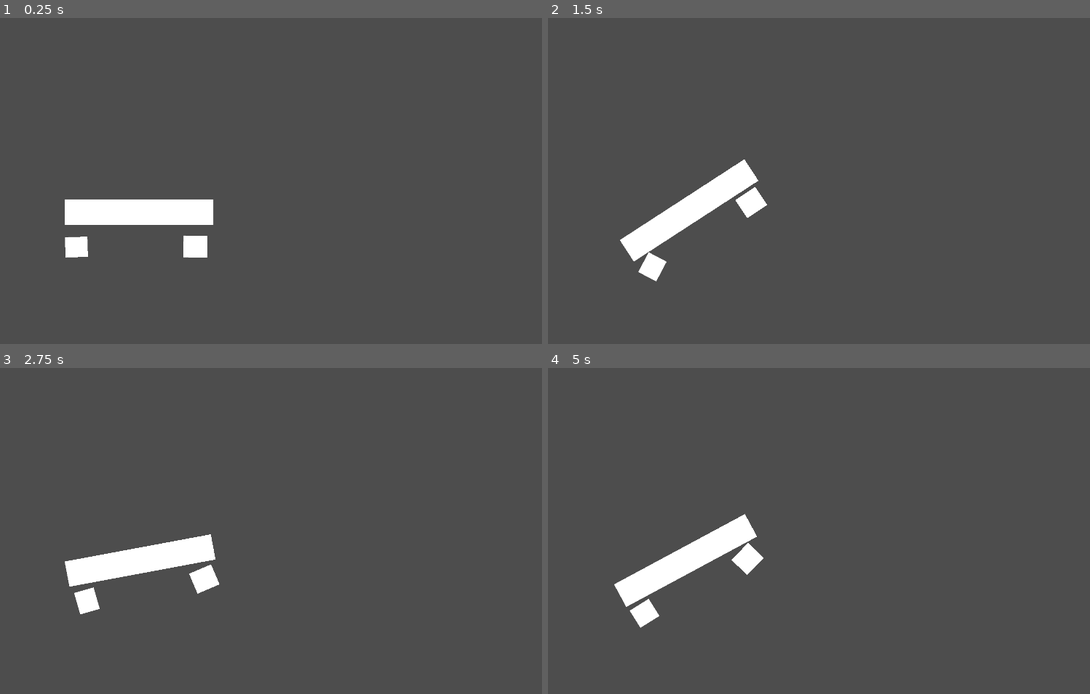
Above: before the commit, frames 1-4 (two rows, left to right).
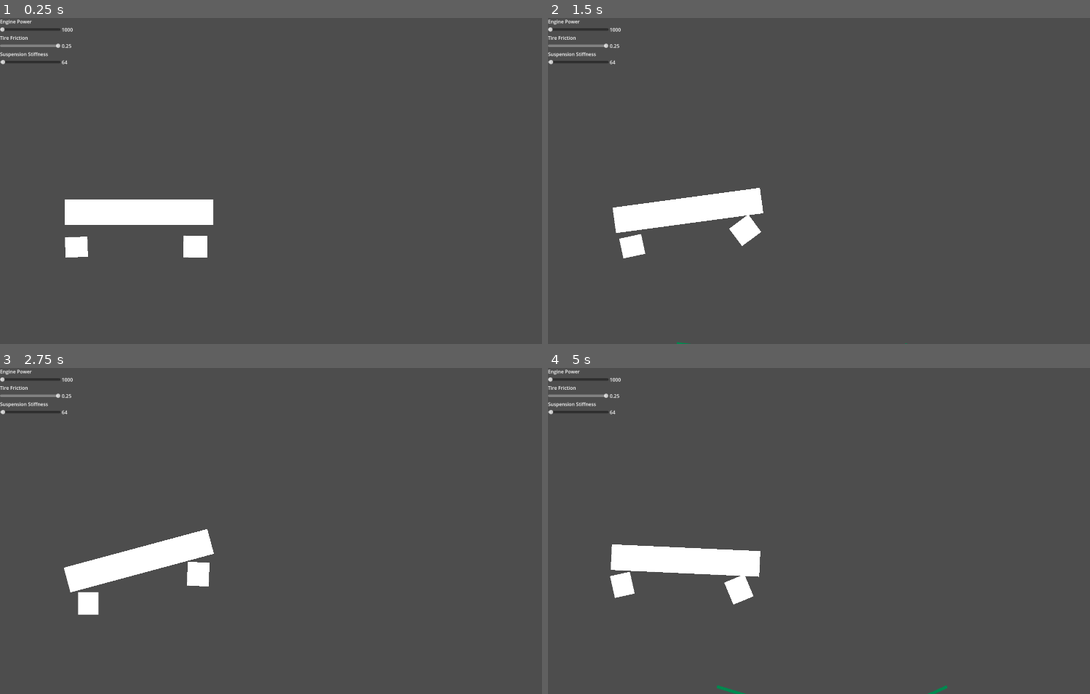
Above: after the commit, the same moments.

Repository: super-Colin/Hill-Drivers-Godot
Game: Godot game, scene res://game.tscn
Two runs of this game, one before a commit and one after it. Both use one fixed random seed, a clock stepped at 60 frames per second and the inputs below. The engine's default icon, where the game draws it, is replaced by a stand-in: a white triangle on a blue panel in a dark square.
Inputs:
- Up to frame 1 (0.25 s): no input
- Up to frame 2 (1.5 s): hold Space (Forward) 0.53-1.28 s; hold Shift (Reverse) from 1.28 s (still down)
- Up to frame 3 (2.75 s): release Shift (Reverse) at 2.03 s; hold Space (Forward) from 2.03 s (still down)
- Up to frame 4 (5 s): release Space (Forward) at 3.53 s; hold Shift (Reverse) from 3.53 s (still down)

The runs differ from the first frame. In frame 1, 0.4% of the frame differs, in the area x 0-14%, y 0-15%; in frame 2, 3.2%; in frame 3, 1.3%; in frame 4, 3.7%, in the area x 0-74%, y 0-100%.

Commit message:
added some debug sliders for testing

Diff:
--- a/Car.gd
+++ b/Car.gd
@@ -6,7 +6,10 @@
 # --- Car settings (Upgradable) ---
 var width = 6
 var suspentionHeight = 4
+var suspensionStiffnessOuter = 64
+var suspensionStiffnessMiddle = 20
 var tireSize = 3
+var tireFriction = 0.25
 var enginePower = 1000
 var maxFuel = 100
 # ---------------------------------
@@ -30,18 +33,35 @@
 
 
 func _ready():
-	#$'.'.custom_integrator  = true
-	#$'.'.can_sleep = false # This is the player after all...
+	_ChangeEnginePower(enginePower)
+	_ChangeTireFriction(tireFriction)
 	%Body.can_sleep = false # This is the player after all...
 	%FrontTire.can_sleep = false # This is the player after all...
 	%BackTire.can_sleep = false # This is the player after all...
+	Events.ChangeEnginePower.connect(_ChangeEnginePower)
+	Events.ChangeTireFriction.connect(_ChangeTireFriction)
+	Events.ChangeSuspensionStiffness.connect(_ChangeSuspensionStiffness)
+
+
+
 
 
 # Called every frame. 'delta' is the elapsed time since the previous frame.
 func _process(_delta):
-	#print($'Body'.global_position)
 	bodyPosition = $'Body'.global_position
-	pass
+	drawSuspensionLines()
+
+
+func drawSuspensionLines():
+	print($SuspensionRear.global_position)
+	print(%Body.global_position)
+	$SuspensionRearLine.set_point_position(0, $SuspensionRear.global_position)
+	$SuspensionRearLine.set_point_position(1, %Body.global_position)
+	$SuspensionFrontLine.set_point_position(0, $SuspensionFront.global_position)
+	$SuspensionFrontLine.set_point_position(1, %Body.global_position)
+
+
+
 
 
 func _physics_process(_delta):
@@ -53,10 +73,9 @@
 	else: if Input.is_action_pressed("Reverse"):
 		%FrontTire.apply_torque(getEngineInput() * -0.5)
 		%BackTire.apply_torque(getEngineInput() * -0.5)
-	pass
 
 
-func _integrate_forces(state):
+func _integrate_forces(_state):
 	print("_integrate_forces")
 	if Input.is_action_pressed("Forward"):
 		print("going forward")
@@ -65,14 +84,27 @@
 	else: if Input.is_action_pressed("Reverse"):
 		%FrontTire.apply_torque(getEngineInput() * -0.5)
 		%BackTire.apply_torque(getEngineInput() * -0.5)
-	#apply_torque(10000.0)
-	print(state)
+
 
 
 func getEngineInput()->float:
 	return 100.0 * enginePower
 
+func _ChangeEnginePower(newEnginePower):
+	enginePower = newEnginePower
 
+func _ChangeTireFriction(newTireFriction):
+	tireFriction = newTireFriction
+	%BackTire.physics_material_override.friction = newTireFriction
+	%FrontTire.physics_material_override.friction = newTireFriction
+
+func _ChangeSuspensionStiffness(newSuspensionStiffness):
+	$SuspensionRear.stiffness = newSuspensionStiffness
+	$SuspensionMiddleRearUpper.stiffness = newSuspensionStiffness
+	$SuspensionMiddleFrontUpper.stiffness = newSuspensionStiffness
+	$SuspensionFront.stiffness = newSuspensionStiffness
+	suspensionStiffnessOuter = newSuspensionStiffness
+	suspensionStiffnessMiddle = newSuspensionStiffness
 
 
 
--- /dev/null
+++ b/Events.gd
@@ -0,0 +1,11 @@
+extends Node
+
+
+
+
+signal ChangeEnginePower(newPower: int)
+signal ChangeTireFriction(newFriction: float)
+signal ChangeGasMax(newFriction: int)
+signal ChangeSuspensionStiffness(newStiffness: int)
+
+signal refillGasTank
--- a/car.tscn
+++ b/car.tscn
@@ -9,8 +9,12 @@
 [sub_resource type="RectangleShape2D" id="RectangleShape2D_40s3u"]
 size = Vector2(507, 101)
 
+[sub_resource type="PhysicsMaterial" id="PhysicsMaterial_c2cjr"]
+
 [sub_resource type="CircleShape2D" id="CircleShape2D_fl6mm"]
 radius = 49.0408
+
+[sub_resource type="PhysicsMaterial" id="PhysicsMaterial_ykm6a"]
 
 [node name="Car" type="Node2D"]
 script = ExtResource("1_ygs4g")
@@ -23,6 +27,7 @@
 unique_name_in_owner = true
 mass = 0.64
 physics_material_override = SubResource("PhysicsMaterial_icikf")
+can_sleep = false
 
 [node name="CollisionShape2D" type="CollisionShape2D" parent="Body"]
 shape = SubResource("RectangleShape2D_40s3u")
@@ -36,6 +41,8 @@
 [node name="BackTire" type="RigidBody2D" parent="."]
 unique_name_in_owner = true
 position = Vector2(-201, 141)
+physics_material_override = SubResource("PhysicsMaterial_c2cjr")
+can_sleep = false
 
 [node name="CollisionShape2D2" type="CollisionShape2D" parent="BackTire"]
 shape = SubResource("CircleShape2D_fl6mm")
@@ -54,9 +61,13 @@
 grow_vertical = 2
 metadata/_edit_use_anchors_ = true
 
+[node name="Point" type="Node2D" parent="BackTire"]
+
 [node name="FrontTire" type="RigidBody2D" parent="."]
 unique_name_in_owner = true
 position = Vector2(178, 141)
+physics_material_override = SubResource("PhysicsMaterial_ykm6a")
+can_sleep = false
 
 [node name="CollisionShape2D" type="CollisionShape2D" parent="FrontTire"]
 shape = SubResource("CircleShape2D_fl6mm")
@@ -75,6 +86,8 @@
 grow_vertical = 2
 metadata/_edit_use_anchors_ = true
 
+[node name="Point" type="Node2D" parent="FrontTire"]
+
 [node name="SuspensionRear" type="DampedSpringJoint2D" parent="."]
 position = Vector2(-201, 40)
 node_a = NodePath("../Body")
@@ -82,6 +95,8 @@
 length = 100.0
 rest_length = 50.0
 stiffness = 64.0
+
+[node name="Point" type="Node2D" parent="SuspensionRear"]
 
 [node name="SuspensionMiddleRear" type="DampedSpringJoint2D" parent="."]
 position = Vector2(-30, 38)
@@ -92,6 +107,8 @@
 rest_length = 180.0
 stiffness = 64.0
 
+[node name="Point" type="Node2D" parent="SuspensionMiddleRear"]
+
 [node name="SuspensionMiddleRearUpper" type="DampedSpringJoint2D" parent="."]
 position = Vector2(-102, -32)
 rotation = 0.523599
@@ -100,7 +117,9 @@
 length = 200.0
 rest_length = 180.0
 
-[node name="SuspensionMiddleFront2" type="DampedSpringJoint2D" parent="."]
+[node name="Point" type="Node2D" parent="SuspensionMiddleRearUpper"]
+
+[node name="SuspensionMiddleFront" type="DampedSpringJoint2D" parent="."]
 position = Vector2(8, 37)
 rotation = -1.02102
 node_a = NodePath("../Body")
@@ -108,6 +127,8 @@
 length = 200.0
 rest_length = 180.0
 stiffness = 64.0
+
+[node name="Point" type="Node2D" parent="SuspensionMiddleFront"]
 
 [node name="SuspensionMiddleFrontUpper" type="DampedSpringJoint2D" parent="."]
 position = Vector2(80, -33)
@@ -117,6 +138,8 @@
 length = 200.0
 rest_length = 180.0
 
+[node name="Point" type="Node2D" parent="SuspensionMiddleFrontUpper"]
+
 [node name="SuspensionFront" type="DampedSpringJoint2D" parent="."]
 position = Vector2(180, 40)
 node_a = NodePath("../Body")
@@ -124,3 +147,14 @@
 length = 100.0
 rest_length = 50.0
 stiffness = 64.0
+
+[node name="Point" type="Node2D" parent="SuspensionFront"]
+
+[node name="SuspensionRearLine" type="Line2D" parent="."]
+points = PackedVector2Array(-201, 38, -201, 140)
+default_color = Color(0, 0.537255, 0.309804, 1)
+
+[node name="SuspensionFrontLine" type="Line2D" parent="."]
+position = Vector2(379, 0)
+points = PackedVector2Array(-201, 38, -201, 140)
+default_color = Color(0, 0.537255, 0.309804, 1)
--- a/game.gd
+++ b/game.gd
@@ -1,22 +1,34 @@
 extends Node2D
+
+
 
 var cameraOffset = Vector2(500,-100)
 
+
 # Called when the node enters the scene tree for the first time.
 func _ready():
-	pass # Replace with function body.
+	#%EnginePowerSlider.drag_ended.connect(func(_e):Events.ChangeEnginePower.emit(%EnginePowerSlider.value))
+	%EnginePowerSlider/HSlider.drag_ended.connect(func(_e):Events.ChangeEnginePower.emit(%EnginePowerSlider/HSlider.value))
+	%TireFrictionSlider/HSlider.drag_ended.connect(func(_e):Events.ChangeTireFriction.emit(%TireFrictionSlider/HSlider.value))
+	%SuspensionStiffnessSlider/HSlider.drag_ended.connect(func(_e):Events.ChangeSuspensionStiffness.emit(%SuspensionStiffnessSlider/HSlider.value))
+
+
 
 
 # Called every frame. 'delta' is the elapsed time since the previous frame.
 func _process(_delta):
 	$Camera2D.position = $Car.bodyPosition + cameraOffset
-	#print($Camera2D.position)
-	#print($'Car'.global_position)
-	#print($Car.bodyPosition )
-	pass
+	#%DebugPanel/MarginContainer/EnginePower/HBoxContainer/EnginePowerSliderLabel.text = str($Car.enginePower)
+	%EnginePowerSlider/Label.text = str($Car.enginePower)
+	%TireFrictionSlider/Label.text = str($Car.tireFriction)
+	%SuspensionStiffnessSlider/Label.text = str($Car.suspensionStiffnessOuter)
 
-
+func printHi(_h):
+	print("hi")
+	print(_h)
+	print(str(%TireFrictionSlider/HSlider.value))
+	Events.ChangeTireFriction.emit(%TireFrictionSlider/HSlider.value)
 
 func makeCourse():
-	get_tree()
+	#get_tree()
 	pass
--- a/game.tscn
+++ b/game.tscn
@@ -13,17 +13,121 @@
 [node name="Game" type="Node2D"]
 script = ExtResource("1_vb3r8")
 
-[node name="MenuLayer" type="CanvasLayer" parent="."]
+[node name="Camera2D" type="Camera2D" parent="."]
+position = Vector2(960, 540)
 
-[node name="Container" type="HBoxContainer" parent="MenuLayer"]
+[node name="UILayer" type="CanvasLayer" parent="."]
+
+[node name="Control" type="Control" parent="UILayer"]
+layout_mode = 3
 anchors_preset = 15
 anchor_right = 1.0
 anchor_bottom = 1.0
-offset_left = -45.0
-offset_right = -45.0
+grow_horizontal = 2
+grow_vertical = 2
+
+[node name="Container" type="HBoxContainer" parent="UILayer/Control"]
+layout_mode = 1
+anchors_preset = 15
+anchor_right = 1.0
+anchor_bottom = 1.0
 grow_horizontal = 2
 grow_vertical = 2
 size_flags_horizontal = 4
+
+[node name="ColorRect" type="ColorRect" parent="UILayer/Control"]
+visible = false
+layout_mode = 1
+anchors_preset = 15
+anchor_right = 1.0
+anchor_bottom = 1.0
+grow_horizontal = 2
+grow_vertical = 2
+color = Color(0.423529, 0.211765, 0.0627451, 1)
+
+[node name="DebugPanel" type="VBoxContainer" parent="UILayer/Control"]
+unique_name_in_owner = true
+layout_mode = 0
+offset_right = 40.0
+offset_bottom = 40.0
+
+[node name="EnginePower" type="VBoxContainer" parent="UILayer/Control/DebugPanel"]
+layout_mode = 2
+
+[node name="Label" type="Label" parent="UILayer/Control/DebugPanel/EnginePower"]
+layout_mode = 2
+text = "Engine Power"
+
+[node name="EnginePowerSlider" type="HBoxContainer" parent="UILayer/Control/DebugPanel/EnginePower"]
+unique_name_in_owner = true
+layout_mode = 2
+size_flags_vertical = 4
+
+[node name="HSlider" type="HSlider" parent="UILayer/Control/DebugPanel/EnginePower/EnginePowerSlider"]
+custom_minimum_size = Vector2(200, 0)
+layout_mode = 2
+size_flags_vertical = 4
+min_value = 100.0
+max_value = 5000.0
+value = 100.0
+
+[node name="Label" type="Label" parent="UILayer/Control/DebugPanel/EnginePower/EnginePowerSlider"]
+custom_minimum_size = Vector2(100, 0)
+layout_mode = 2
+text = "0
+"
+
+[node name="TireFriction" type="VBoxContainer" parent="UILayer/Control/DebugPanel"]
+layout_mode = 2
+
+[node name="Label" type="Label" parent="UILayer/Control/DebugPanel/TireFriction"]
+layout_mode = 2
+text = "Tire Friction"
+
+[node name="TireFrictionSlider" type="HBoxContainer" parent="UILayer/Control/DebugPanel/TireFriction"]
+unique_name_in_owner = true
+layout_mode = 2
+size_flags_vertical = 4
+
+[node name="HSlider" type="HSlider" parent="UILayer/Control/DebugPanel/TireFriction/TireFrictionSlider"]
+custom_minimum_size = Vector2(200, 0)
+layout_mode = 2
+size_flags_vertical = 4
+max_value = 1.0
+step = 0.02
+value = 1.0
+
+[node name="Label" type="Label" parent="UILayer/Control/DebugPanel/TireFriction/TireFrictionSlider"]
+custom_minimum_size = Vector2(100, 0)
+layout_mode = 2
+text = "0
+"
+
+[node name="SuspensionStiffness" type="VBoxContainer" parent="UILayer/Control/DebugPanel"]
+layout_mode = 2
+
+[node name="Label" type="Label" parent="UILayer/Control/DebugPanel/SuspensionStiffness"]
+layout_mode = 2
+text = "Suspension Stiffness"
+
+[node name="SuspensionStiffnessSlider" type="HBoxContainer" parent="UILayer/Control/DebugPanel/SuspensionStiffness"]
+unique_name_in_owner = true
+layout_mode = 2
+size_flags_vertical = 4
+
+[node name="HSlider" type="HSlider" parent="UILayer/Control/DebugPanel/SuspensionStiffness/SuspensionStiffnessSlider"]
+custom_minimum_size = Vector2(200, 0)
+layout_mode = 2
+size_flags_vertical = 4
+max_value = 64.0
+step = 0.5
+value = 1.0
+
+[node name="Label" type="Label" parent="UILayer/Control/DebugPanel/SuspensionStiffness/SuspensionStiffnessSlider"]
+custom_minimum_size = Vector2(100, 0)
+layout_mode = 2
+text = "0
+"
 
 [node name="StaticBody2D" type="StaticBody2D" parent="."]
 
@@ -45,11 +149,8 @@
 polygon = PackedVector2Array(478, 767, 740, 722, 865, 643, 997, 726, 1239, 740, 880, 866)
 
 [node name="CollisionShape2D" type="CollisionPolygon2D" parent="StaticBody2D3"]
-position = Vector2(-930, 11)
-polygon = PackedVector2Array(863, 646, 831, 651, 805, 663, 789, 676, 775, 690, 751, 708, 723, 719, 686, 728, 643, 734, 585, 737, 739, 762, 812, 826, 1025, 808, 1084, 746, 1488, 836, 1761, 746, 2482, 780, 3077, 819, 3355, 502, 3549, 1, 3263, -138, 3011, -96, 2937, 116, 2871 …(287 unchanged characters)…
+position = Vector2(-863, 11)
+polygon = PackedVector2Array(863, 646, 831, 651, 805, 663, 789, 676, 775, 690, 751, 708, 723, 719, 686, 728, 643, 734, 585, 737, 435, 658, 345, 424, 162, 131, -19, -51, -211, 92, -462, 300, -742, -529, -1001, 868, 287, 856, 812, 826, 1025, 808, 1084, 746, 1488, 836, 1761, 746, 2482, 780, 3077, 819, 3355, 502, 6754, 892, 10887, 932, 8010, -599, 7557, -554, 7195, -773, 6793, -1030, 6499, -1112, 6231, -1104, 5812, -790, 5593, -599, 5376, -773, 5144.72, -509.346, 4943, -685, 4732, -531, 4570, -630, 4279, -548, 3806, -619, 3572, -599, 3263, -138, 3011, -96, 2937, 116, 2871 …(287 unchanged characters)…
 
 [node name="Car" parent="." instance=ExtResource("2_axb3p")]
 position = Vector2(333, 486)
-
-[node name="Camera2D" type="Camera2D" parent="."]
-position = Vector2(956, 536)
--- a/project.godot
+++ b/project.godot
@@ -14,6 +14,10 @@
 run/main_scene="res://game.tscn"
 config/features=PackedStringArray("4.2", "GL Compatibility")
 config/icon="res://icon.svg"
+
+[autoload]
+
+Events="*res://Events.gd"
 
 [display]
 
Not shown: 1 places in car.tscn that only renumber resources
